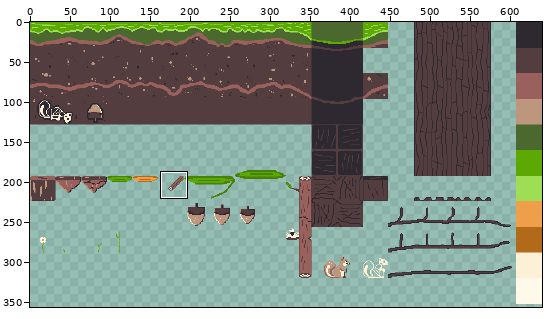
Pixel-art file, stored at Project/assets/world/tileset1.aseprite. The picture above shows the old version from afar; the outline marks the close-up.
Close-up. Before:
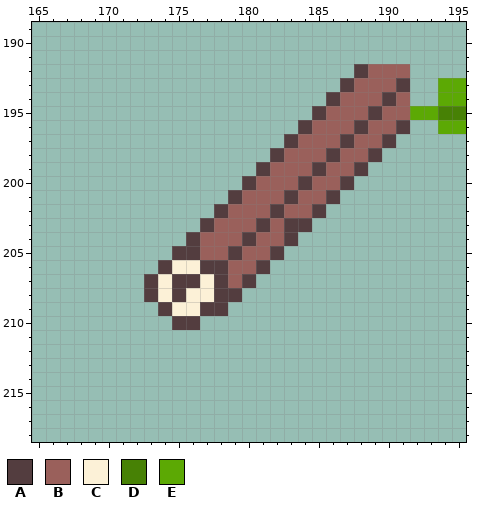
640x360 pixels, 1 frame. Colours within 5 levels of each other are drawn and written as one. Shown: x 165..195, y 189..218. The wide view leaves out empty margins. The commit also changed other parts of the picture, which this record leaves out.
Visible layers, top first: "trees #2", "assetts", "colors", "trees", "ground".
Palette (. is transparent): A #533d3f  B #9a605b  C #fcf1d7  D #478105  E #5ca904
Pixels before, first column x 173:
192 ...............ABBB....
193 ..............ABBBA..EE
194 .............ABBBAB..EE
195 ............ABBBABBEEDD
196 ...........ABBBABBA..EE
197 ..........ABBBABBA.....
198 .........ABBBABBA......
199 ........ABBBABBA.......
200 .......ABBBABBA........
201 ......ABBBABBA.........
202 .....ABBBABBA..........
203 ....ABBBABAA...........
204 ...ABBBABBA............
205 ..AABBABBA.............
206 .ACCAABBA..............
207 ACAACABA...............
208 ACACCAA................
209 .ACCAA.................
210 ..AA...................
The result:
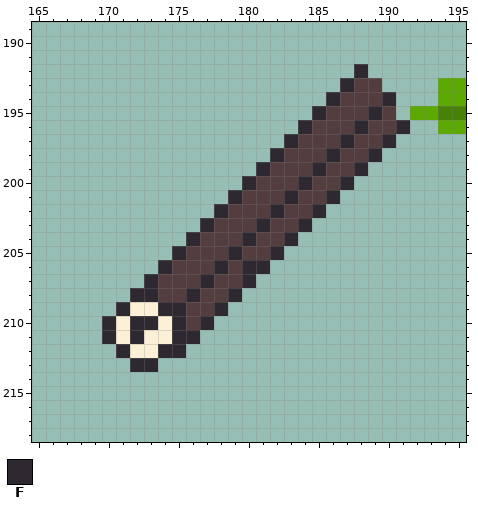
Colours new in this view: F #2e2931
Change:
Changed rows in their new state; - is an unchanged pixel.
Layer "assetts":
first column x 170:
192 ------------------F...
193 -----------------FAA..
194 ----------------FAAAF.
195 ---------------FAAAFA.
196 --------------FAAAFAAF
197 -------------FAAAFAAF-
198 ------------FAAAFAAF--
199 -----------FAAAFAAF---
200 ----------FAAAFAAF----
201 ---------FAAAFAAF-----
202 --------FAAAFAAF------
203 -------FAAAFA-F-------
204 ------FAAAFAAF--------
205 -----F-AAFAAF---------
206 ----FAA-FAFF----------
207 ---FA--F-AF-----------
208 --FFA-FA-F------------
209 -FCCFFA-F-------------
210 FCFFCF-F--------------
211 FCFCCFF---------------
212 -FCCFF----------------
213 --FF------------------
Boxes around the changes in both close-ups, in picture pixels (x1, y1, x2, y2):
changed: (102, 64, 410, 372)
